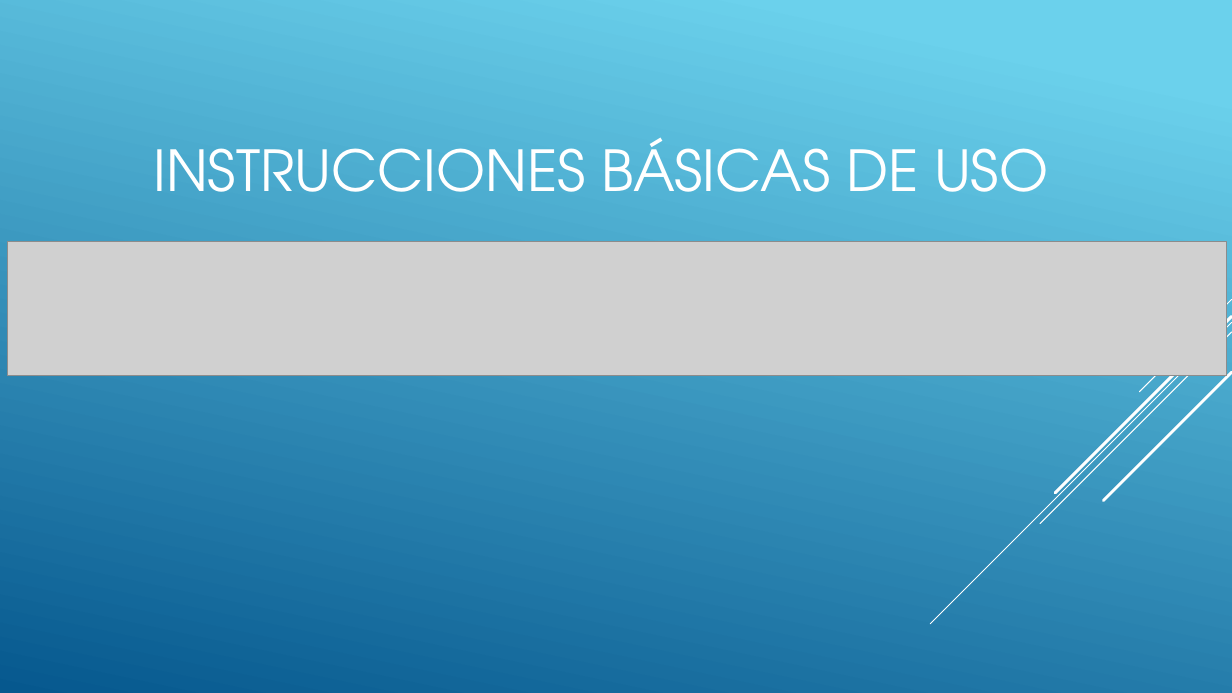
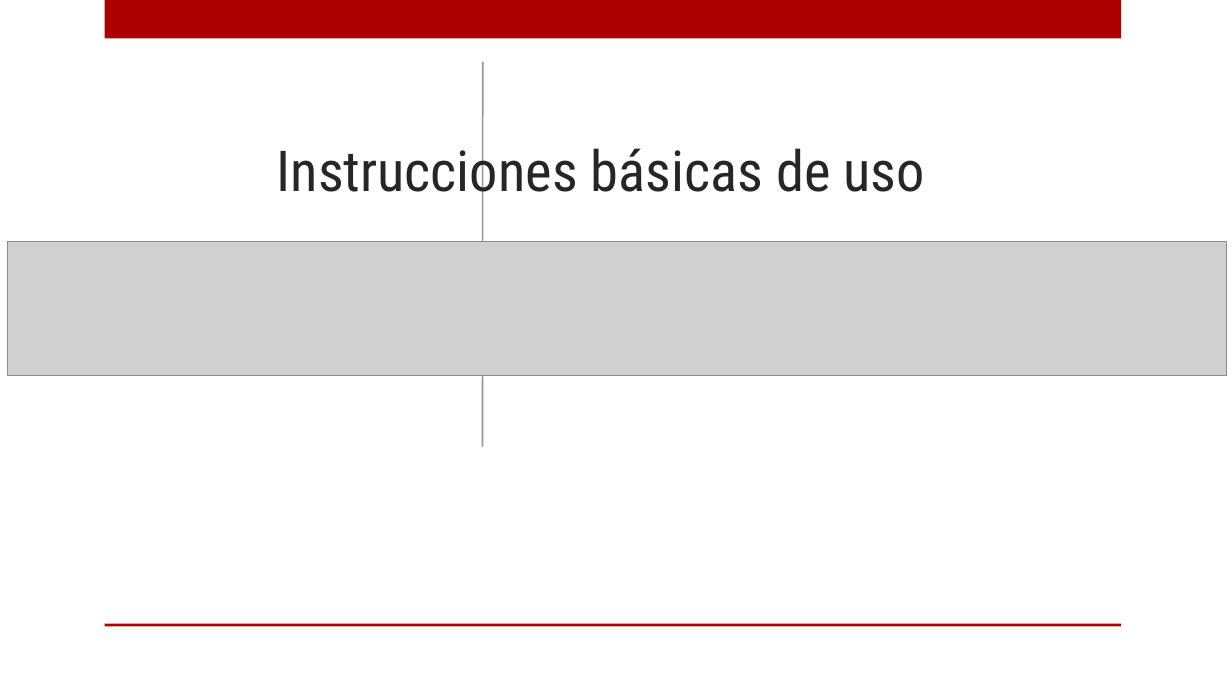
Before and after one commit to ricardo-novelasos/SOSQTP, a slide deck: slide 15 of capacitacion source tree.pptx (slide 2 before the commit). Drawn at 1232x693 pixels with LibreOffice and Linux fonts; fonts in the diff are those of the drawing; grey boxes stand for pictures; background and template pictures are left out. Boxes give left, top, right and bottom in pixels: in the first picture for what was removed or moved away, otherwise in the second. Text is boxed around its words. In the diff, an @@ line names an element or a change of style, - is before the commit and + after.

```diff
--- a/capacitacion source tree.pptx
+++ b/capacitacion source tree.pptx
@@ background gradient #6ED2EB to #06588E to picture (left out) @@
@@ rectangle added at [104, 0, 1121, 39], fill #AD0101 @@
@@ line added from (482, 62) to (482, 446), #989898 1.25 pt @@
@@ title at [277, 140, 924, 205]: text changed; font TeX Gyre Adventor to Roboto Condensed; text colour #FFFFFF to #262626 @@
-INSTRUCCIONES BÁSICAS DE USO
+Instrucciones básicas de uso
@@ group removed at [931, 299, 1232, 624]: 5 lines @@
@@ rectangle added at [104, 624, 1121, 627], fill #AD0101 @@
```
Also in this commit, not shown: 5 other slides changed, 13 slides added.
